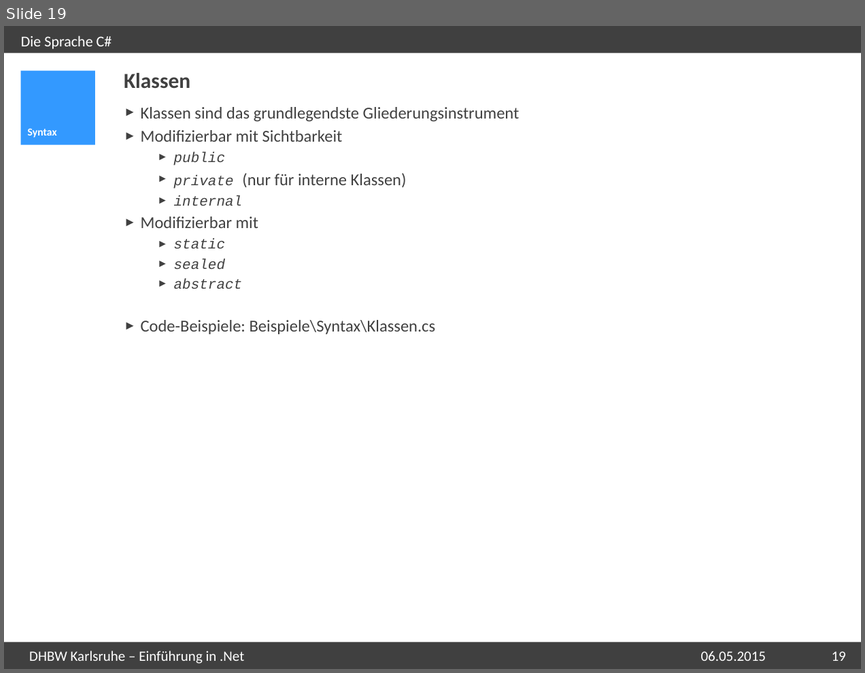
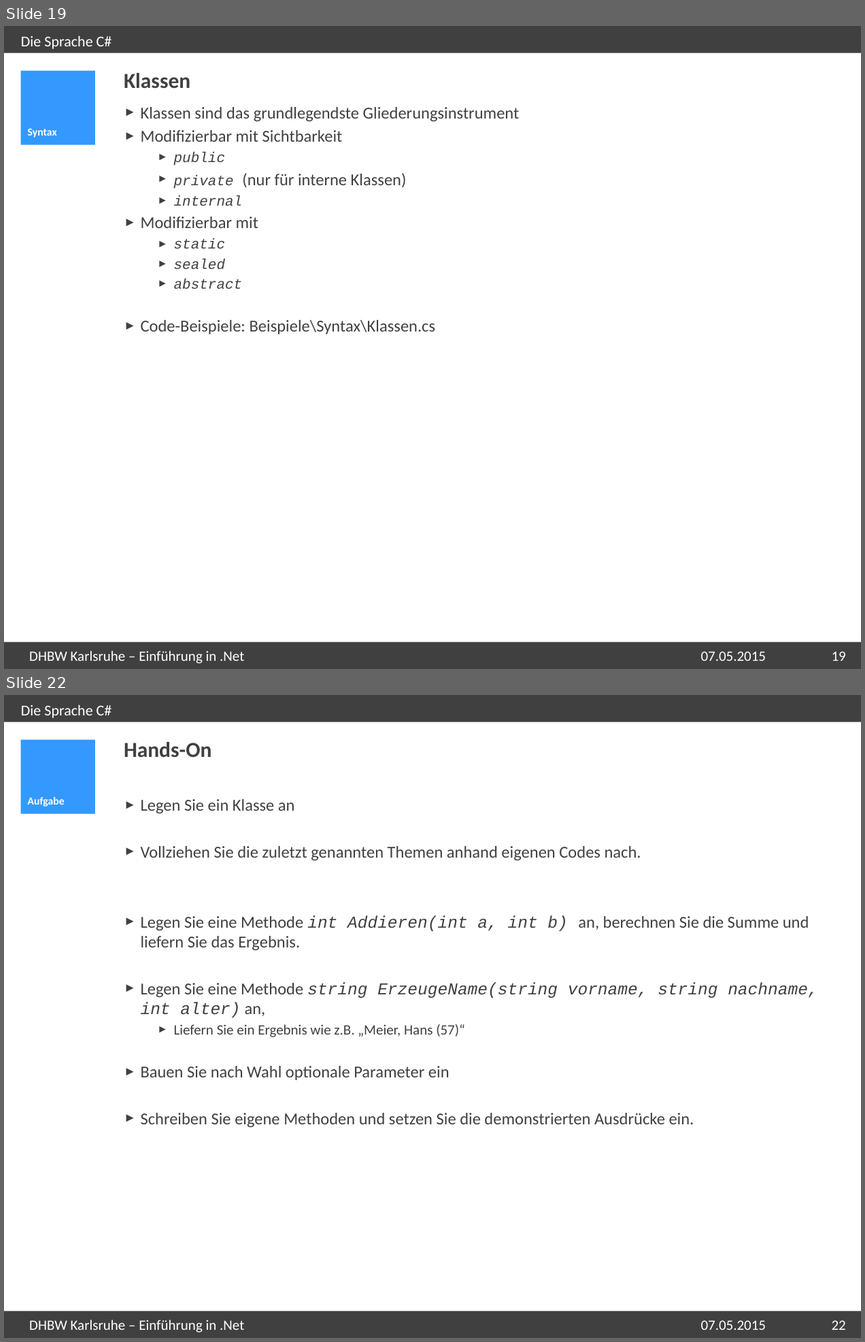
Before and after one commit to michaelspeer/DHBW_EinstiegDotNet, a slide deck: DHBW Einführung in .Net.pptx. Shown one above the other, each under a label of ours: slide 19 before the commit, slides 19 and 22 after it; the slides between them are not shown. The pictures are 865x673 and 865x1342 pixels, drawn with LibreOffice and Linux fonts; fonts in the diff are those of the drawing; background and template pictures are left out. Boxes give left, top, right and bottom in pixels: in the first picture for what was removed or moved away, otherwise in the second. Text is boxed around its words. In the diff, an @@ line names an element or a change of style, - is before the commit and + after.

```diff
--- a/DHBW Einführung in .Net.pptx
+++ b/DHBW Einführung in .Net.pptx
@@ slide 22 added at bbox=[4, 695, 861, 1338], background #FFFFFF; not listed: 3 template elements that a slide beside it also shows @@
@@ title added at bbox=[21, 705, 112, 718], 12.6 pt, text #FFFFFF @@
+Die Sprache C#
@@ text added at bbox=[124, 742, 211, 758], 18 pt, text #404040, bold @@
+Hands-On
@@ text added at bbox=[28, 797, 65, 807], 9 pt, text #FFFFFF, bold @@
+Aufgabe
@@ text added at bbox=[141, 799, 817, 1127], 14 pt, text #404040 @@
+► Legen Sie ein Klasse an
+► Vollziehen Sie die zuletzt genannten Themen anhand eigenen Codes nach.
+► Legen Sie eine Methode int Addieren(int a, int b) an, berechnen Sie die Summe und liefern Sie das Ergebnis.
+► Legen Sie eine Methode string ErzeugeName(string vorname, string nachname, int alter) an,
+  ► Liefern Sie ein Ergebnis wie z.B. „Meier, Hans (57)“
+► Bauen Sie nach Wahl optionale Parameter ein
+► Schreiben Sie eigene Methoden und setzen Sie die demonstrierten Ausdrücke ein.
@@ text added at bbox=[29, 1319, 244, 1332], 12 pt, text #FFFFFF @@
+DHBW Karlsruhe – Einführung in .Net
@@ text added at bbox=[701, 1320, 766, 1329], 12 pt, text #FFFFFF @@
+07.05.2015
@@ page number added at bbox=[832, 1320, 846, 1329], 12 pt, text #FFFFFF @@
+22
@@ slide 19 changed as well @@
@@ text at bbox=[701, 651, 766, 660]: text changed @@
-06.05.2015
+07.05.2015
```
Also in this commit, not shown: 112 other slides changed, 11 other files.
